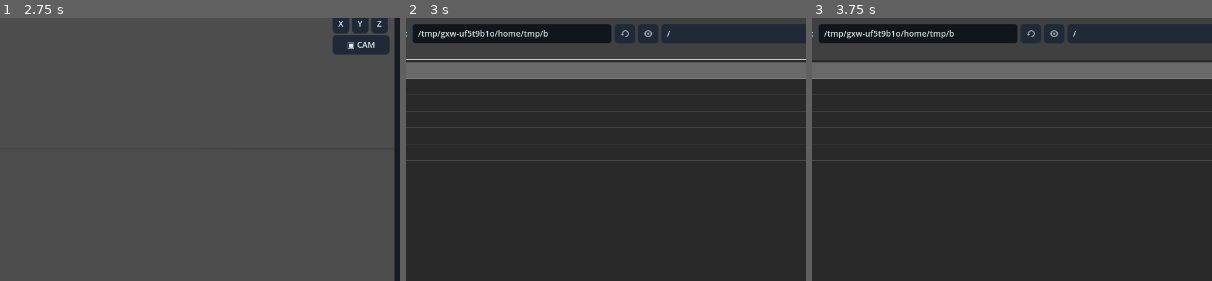
Above: before the commit, frames 1-3 (left to right).
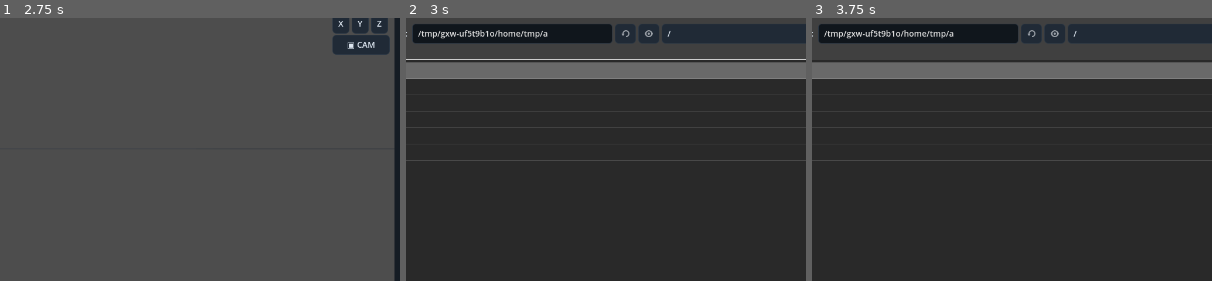
Above: after the commit, the same moments.

Repository: Onnevan/Kabuki
Game: Godot game, scene res://editor/main.tscn
The game is run twice, just before and just after one commit, with the same random seed, the same clock (stepped at 60 frames per second) and the same inputs.
Inputs (mouse positions are % of the whole screen's width and height, from its top left):
- Up to frame 1 (2.75 s): click "↶" at 0.5 s; click "↷" at 1.25 s; click "OPEN" at 2 s
- Up to frame 2 (3 s): click "＋ IMPORT" at 2.75 s
- Up to frame 3 (3.75 s): click (37, 77) at 3.52 s; type "12" at 3.6 s
The pictures show only the part of the screen within x 27-77%, y 15-65%; the shares and areas given below are measured in that part.

Frame 1 is identical in both runs. In frame 2, 0.1% of the frame differs, in the area x 34-67%, y 3-9%; in frame 3, 0.1%.

Commit message:
Keep transform gizmo above rig weight overlays

Diff:
--- a/editor/transform_gizmo.gd
+++ b/editor/transform_gizmo.gd
@@ -14,7 +14,7 @@
 	_rebuild(); visible=false
 
 func _mat(c:Color)->StandardMaterial3D:
-	var m:=StandardMaterial3D.new();m.shading_mode=BaseMaterial3D.SHADING_MODE_UNSHADED;m.albedo_color=c;m.no_depth_test=true;return m
+	var m:=StandardMaterial3D.new();m.shading_mode=BaseMaterial3D.SHADING_MODE_UNSHADED;m.albedo_color=c;m.no_depth_test=true;m.render_priority=127;return m
 func _mesh(me:Mesh,ma:Material,axis:int)->MeshInstance3D:
 	var n:=MeshInstance3D.new();n.mesh=me;n.material_override=ma;n.set_meta("axis",axis);add_child(n);parts.append(n);return n
 func _clear()->void:
